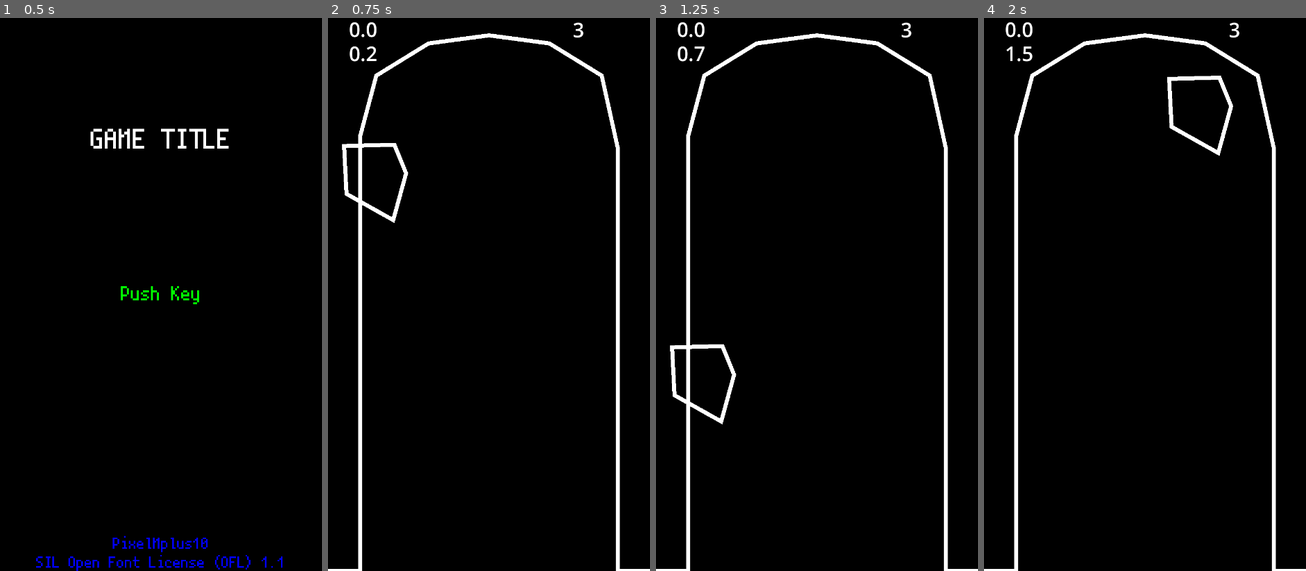
Above: before the commit, frames 1-4 (left to right).
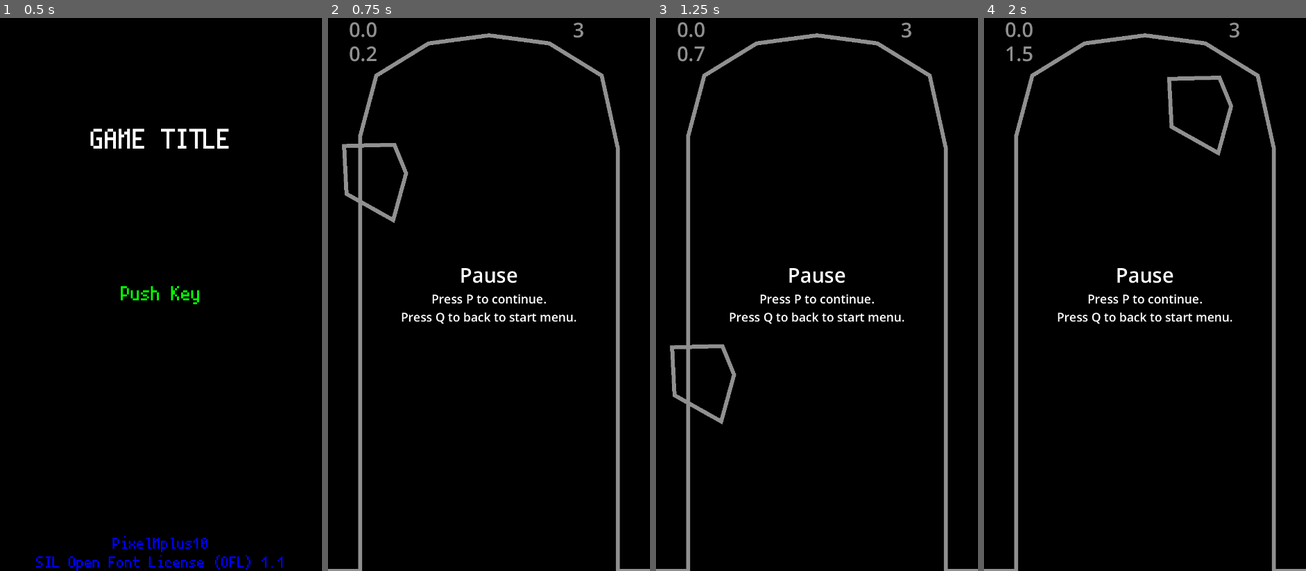
Above: after the commit, the same moments.

Repository: WOCae/L010
Game: Godot game, scene res://Scene/start_game.tscn
The game is run twice, just before and just after one commit, with the same random seed, the same clock (stepped at 60 frames per second) and the same inputs.
Inputs (mouse positions are in pixels of both pictures, inside the frame that each line leads up to):
- Up to frame 1 (0.5 s): no input
- Up to frame 2 (0.75 s): tap Enter (ui_accept) at 0.5 s; move the mouse to (559, 266) at 0.52 s; hold Right (move_right) from 0.53 s (still down); click (559, 266) at 0.67 s
- Up to frame 3 (1.25 s): keep holding Right (move_right); tap Enter (ui_accept) at 0.77 s
- Up to frame 4 (2 s): tap P at 1.25 s; move the mouse to (1045, 217) at 1.27 s; release Right (move_right) at 1.28 s; hold Down (move_down) from 1.28 s (still down); click (1045, 217) at 1.42 s; tap Enter (ui_accept) at 1.52 s

Frame 1 is identical in both runs. In frame 2, 4.6% of the frame differs, in the area x 0-100%, y 0-100%; in frame 3, 4.6%; in frame 4, 4.6%.

Commit message:
Update main.tscn

Diff:
--- a/Scene/main.tscn
+++ b/Scene/main.tscn
@@ -8,6 +8,7 @@
 [ext_resource type="PackedScene" uid="uid://2mcy5staqi2q" path="res://Scene/player_3.tscn" id="5_wqx4c"]
 [ext_resource type="PackedScene" uid="uid://dj6uvk35o5ujq" path="res://stage1/stage1.tscn" id="7_3vhgl"]
 [ext_resource type="PackedScene" uid="uid://bntgfeeymv4iq" path="res://enemy1/enemyA1.tscn" id="8_2eyip"]
+[ext_resource type="Script" path="res://scripts/PauseScreen.gd" id="9_et76i"]
 
 [node name="main" type="Node2D"]
 script = ExtResource("1_nn1yd")
@@ -47,4 +48,50 @@
 
 [node name="enemyA1" parent="." instance=ExtResource("8_2eyip")]
 
+[node name="Camera2D" type="Camera2D" parent="."]
+position = Vector2(400, 690)
+
+[node name="PauseScreen" type="Control" parent="."]
+process_mode = 3
+layout_mode = 3
+anchors_preset = 0
+offset_right = 800.0
+offset_bottom = 1380.0
+script = ExtResource("9_et76i")
+
+[node name="ColorRect" type="ColorRect" parent="PauseScreen"]
+layout_mode = 1
+anchors_preset = 15
+anchor_right = 1.0
+anchor_bottom = 1.0
+grow_horizontal = 2
+grow_vertical = 2
+color = Color(0, 0, 0, 0.435294)
+
+[node name="VBoxContainer" type="VBoxContainer" parent="PauseScreen"]
+layout_mode = 1
+anchors_preset = 14
+anchor_top = 0.5
+anchor_right = 1.0
+anchor_bottom = 0.5
+offset_top = -11.5
+offset_bottom = 11.5
+grow_horizontal = 2
+grow_vertical = 2
+
+[node name="Label" type="Label" parent="PauseScreen/VBoxContainer"]
+layout_mode = 2
+theme_override_font_sizes/font_size = 50
+text = "Pause"
+horizontal_alignment = 1
+vertical_alignment = 1
+
+[node name="Label2" type="Label" parent="PauseScreen/VBoxContainer"]
+layout_mode = 2
+theme_override_font_sizes/font_size = 30
+text = "Press P to continue.
+Press Q to back to start menu."
+horizontal_alignment = 1
+vertical_alignment = 1
+
 [connection signal="area_entered" from="MAP" to="." method="_on_map_area_entered"]
Not shown: 1 places in Scene/main.tscn that only renumber resources
